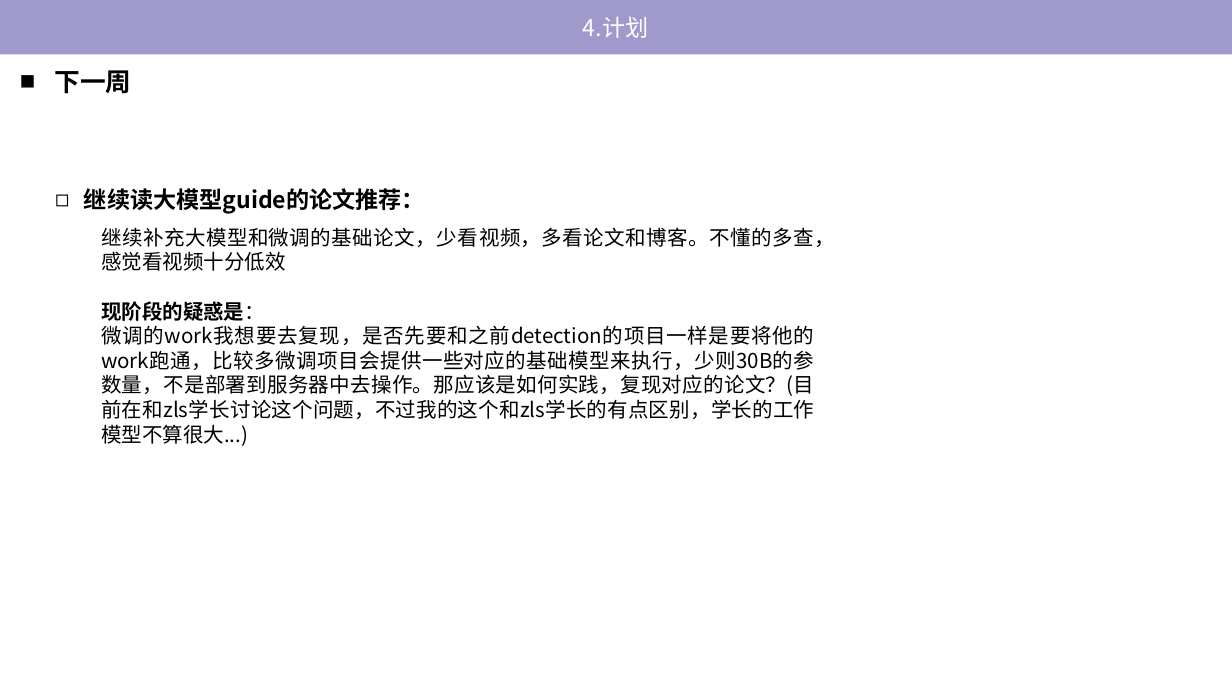
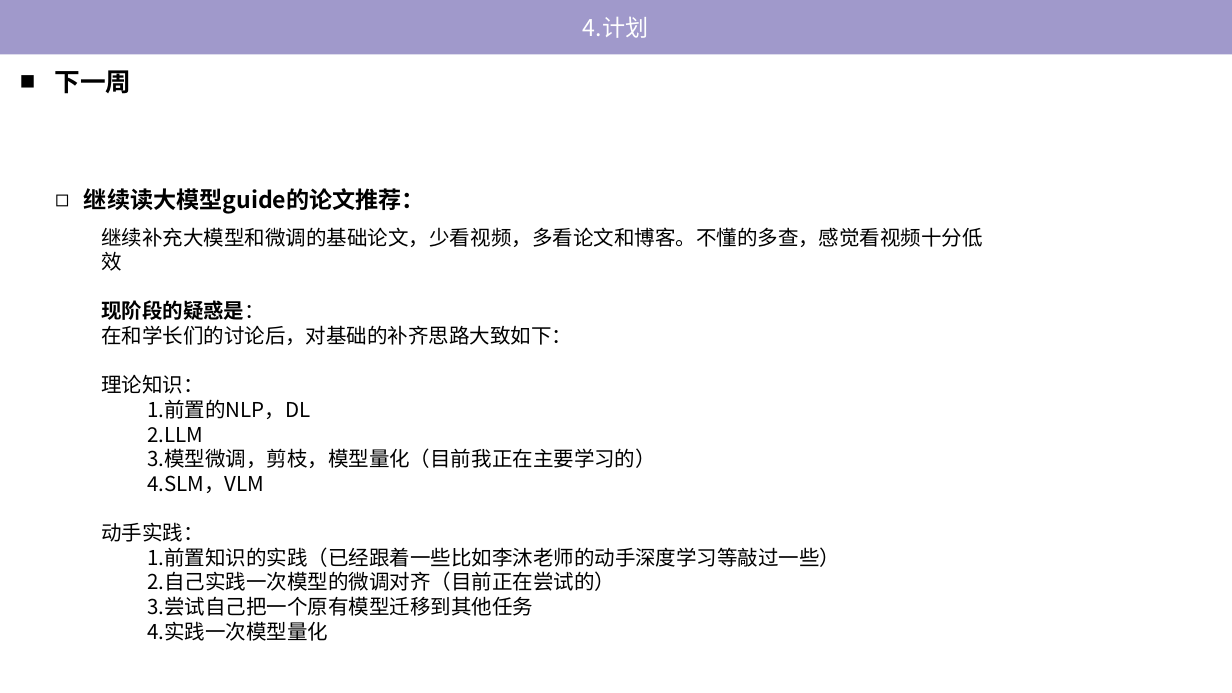
Before and after one commit to tj-messi/cv-computer-visual-tj, a slide deck: slide 12 of 0.组会记录/2024-11-14/report-2024-11-14.pptx (slide 16 before the commit). Drawn at 1232x693 pixels with LibreOffice and Linux fonts; fonts in the diff are those of the drawing. Boxes give left, top, right and bottom in pixels: in the first picture for what was removed or moved away, otherwise in the second. Text is boxed around its words. In the diff, an @@ line names an element or a change of style, - is before the commit and + after.

```diff
--- a/0.组会记录/2024-11-14/report-2024-11-14.pptx
+++ b/0.组会记录/2024-11-14/report-2024-11-14.pptx
@@ text at (101, 325, 840, 641): text changed @@
-微调的work我想要去复现，是否先要和之前detection的项目一样是要将他的work跑通，比较多微调项目会提供一些对应的基础模型来执行，少则30B的参数量，不是部署到服务器中去操作。那应该是如何实践，复现对应的论文？(目前在和zls学长讨论这个问题，不过我的这个和zls学长的有点区别，学长的工作模型不算很大...)
+在和学长们的讨论后，对基础的补齐思路大致如下：
+理论知识：
+1.前置的NLP，DL
+2.LLM
+3.模型微调，剪枝，模型量化（目前我正在主要学习的）
+4.SLM，VLM
+动手实践：
+1.前置知识的实践（已经跟着一些比如李沐老师的动手深度学习等敲过一些）
+2.自己实践一次模型的微调对齐（目前正在尝试的）
+3.尝试自己把一个原有模型迁移到其他任务
+4.实践一次模型量化
```
Also in this commit, not shown: 4 other slides changed, 7 slides added, 10 slides removed, 4 other files.
